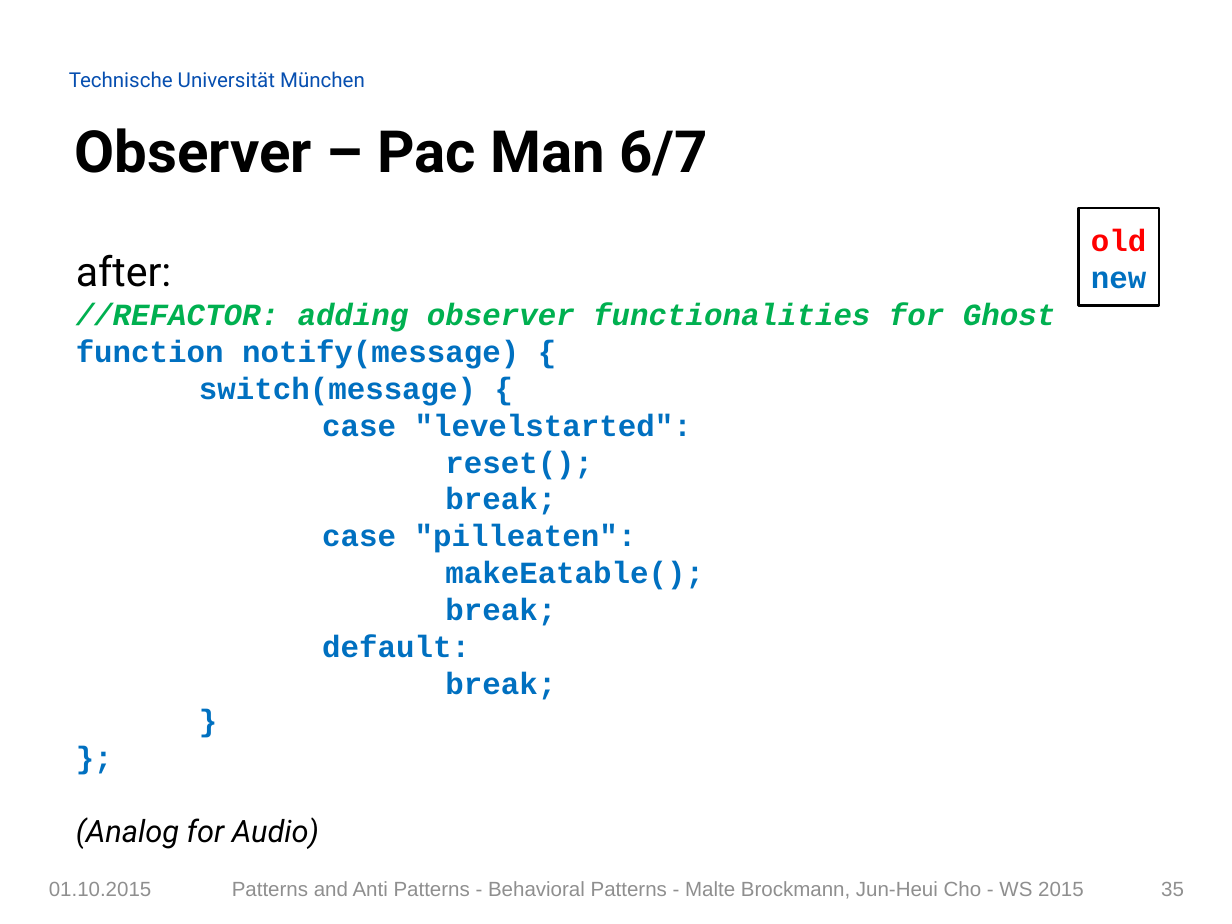
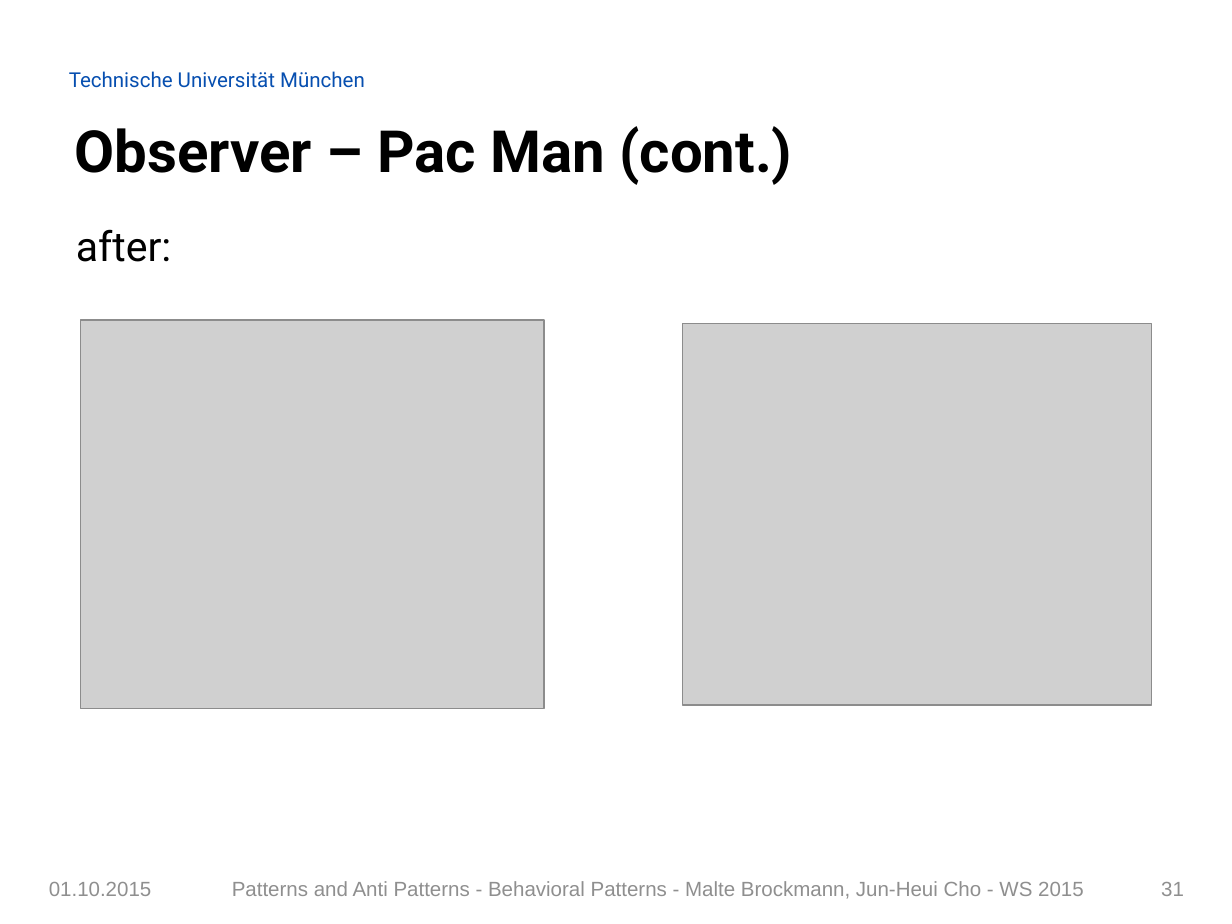
Before and after one commit to Painted6/Behavioral-design-patterns, a slide deck: slide 31 of Behavioral Patterns - JS Patterns and Anti Patterns.pptx (slide 35 before the commit). Drawn at 1232x924 pixels with LibreOffice and Linux fonts; fonts in the diff are those of the drawing; grey boxes stand for pictures; background and template pictures are left out. Boxes give left, top, right and bottom in pixels: in the first picture for what was removed or moved away, otherwise in the second. Text is boxed around its words. In the diff, an @@ line names an element or a change of style, - is before the commit and + after.

```diff
--- a/Behavioral Patterns - JS Patterns and Anti Patterns.pptx
+++ b/Behavioral Patterns - JS Patterns and Anti Patterns.pptx
@@ title at (75, 126, 792, 185): text changed @@
-Observer – Pac Man 6/7
+Observer – Pac Man (cont.)
@@ text "after:" at (76, 229, 172, 262): line spacing 1.5 to 1 @@
@@ rectangle removed at (1079, 208, 1159, 306) @@
-old
-new
@@ text at (76, 303, 1055, 849): paragraphs removed @@
-//REFACTOR: adding observer functionalities for Ghost
-function notify(message) {
-switch(message) {
-case "levelstarted":
-reset();
-break;
-case "pilleaten":
-makeEatable();
-break;
-default:
-break;
-}
-};
-(Analog for Audio)
@@ picture added at (80, 320, 543, 708) @@
@@ picture added at (683, 323, 1152, 705) @@
@@ page number at (1161, 882, 1184, 896): text changed @@
-35
+31
```
Also in this commit, not shown: 30 other slides changed, 3 slides removed.
